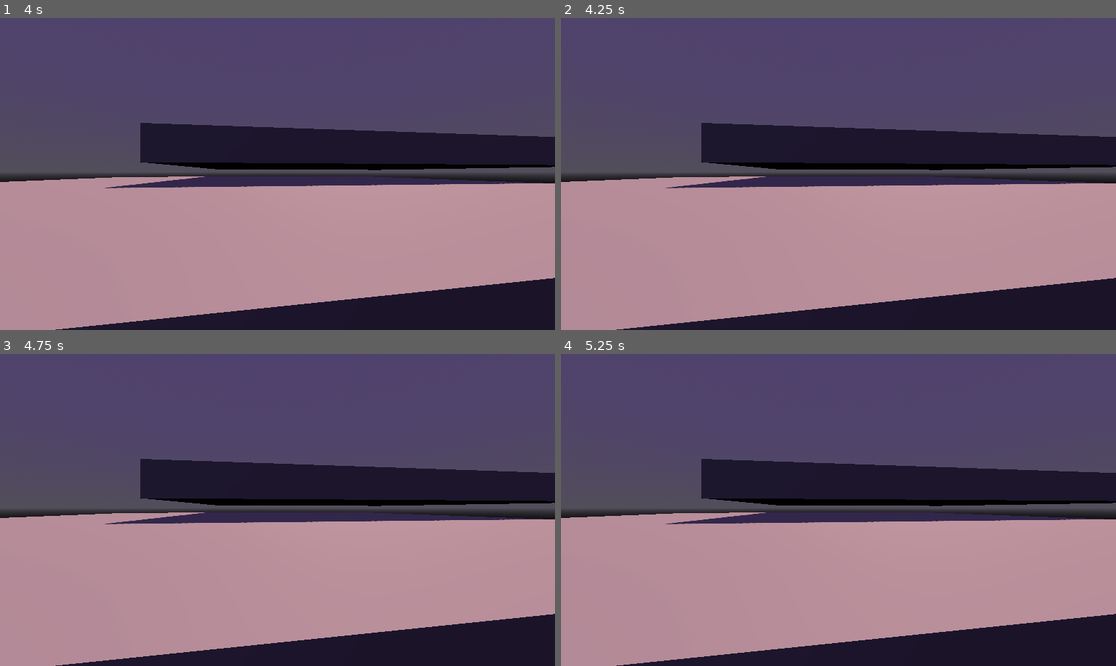
Above: before the commit, frames 1-4 (two rows, left to right).
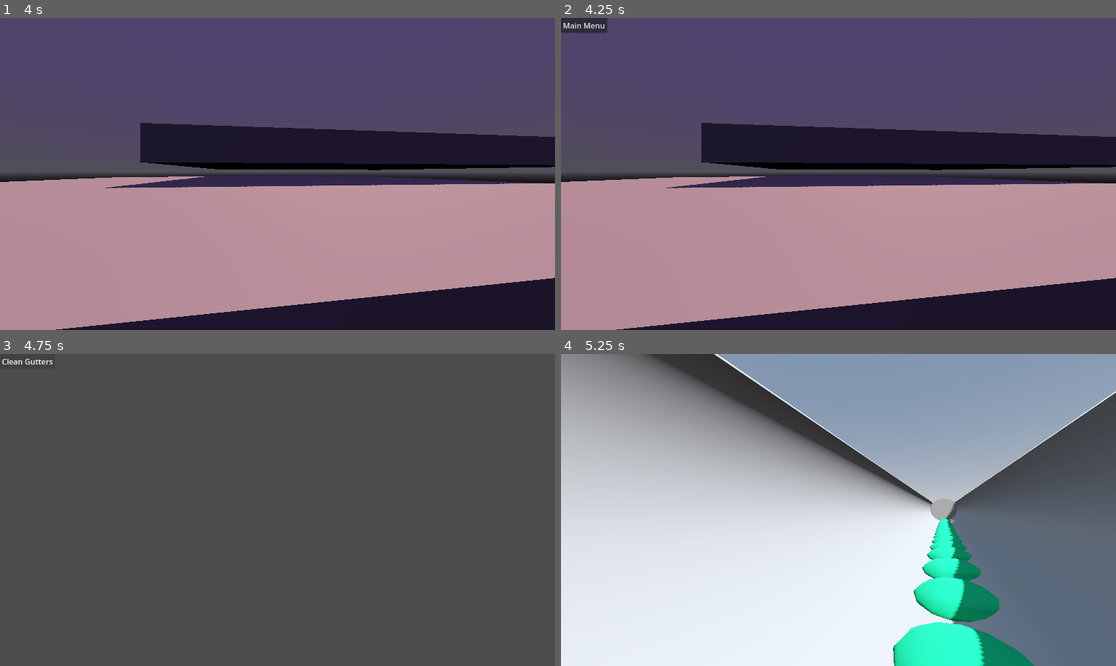
Above: after the commit, the same moments.

Repository: WildcatGameStudios/ScaryHouse
Game: Godot game, scene res://scenes/debug/debug_player_environment.tscn
Same seed, same stepped clock (60 frames per second), same inputs: the game is played once before the commit and once after it.
Inputs (mouse positions are in pixels of both pictures, inside the frame that each line leads up to):
- Up to frame 1 (4 s): tap Enter at 0.5, 2.75 s; move the mouse to (305, 174) at 0.52 s; hold W (move_forward) from 0.53 s (still down); tap E (e) at 0.6, 3.05, 3.6 s; tap Space (jump) at 0.77, 1.07, 1.52, 1.82, 2, 2.85, 3.02, 3.32, 3.5, 3.77 s; tap Q (q) at 0.8, 1.35, 3.8 s; move the mouse to (249, 174) at 1.27 s; tap R (r) at 1.55, 2.1 s; move the mouse to (288, 167) at 2.02 s; hold Space (jump) 2.03-2.78 s; move the mouse to (271, 180) at 2.77 s; move the mouse to (316, 177) at 3.52 s
- Up to frame 2 (4.25 s): keep holding W (move_forward); tap Space (jump) at 4.07 s; tap Escape (pause) at 4.15 s
- Up to frame 3 (4.75 s): release W (move_forward) at 4.25 s; click (22, 360) at 4.25 s, where only the run after the commit has a clickable "Main Menu"
- Up to frame 4 (5.25 s): click (588, 360) at 5 s, where only the run after the commit has a clickable "Clean Gutters"

Frame 1 is identical in both runs. In frame 2, 0.4% of the frame differs, in the area x 0-9%, y 0-5%; in frame 3, 91%; in frame 4, 98%, in the area x 0-100%, y 0-100%.

Commit message:
pause menu and main menu prototype

Diff:
--- /dev/null
+++ b/scenes/general/main_menu.tscn
@@ -0,0 +1,23 @@
+[gd_scene load_steps=2 format=3 uid="uid://t47rtwtrhnr6"]
+
+[ext_resource type="Script" uid="uid://cgbepcqdjbw21" path="res://scripts/general/main_menu.gd" id="1_sk2tr"]
+
+[node name="MainMenu" type="Control"]
+layout_mode = 3
+anchors_preset = 15
+anchor_right = 1.0
+anchor_bottom = 1.0
+grow_horizontal = 2
+grow_vertical = 2
+script = ExtResource("1_sk2tr")
+
+[node name="VBoxContainer" type="VBoxContainer" parent="."]
+layout_mode = 0
+offset_right = 40.0
+offset_bottom = 40.0
+
+[node name="CleanGutters" type="Button" parent="VBoxContainer"]
+layout_mode = 2
+text = "Clean Gutters"
+
+[connection signal="pressed" from="VBoxContainer/CleanGutters" to="." method="_on_clean_gutters_pressed"]
--- a/scenes/player/player_ui.tscn
+++ b/scenes/player/player_ui.tscn
@@ -1,9 +1,22 @@
-[gd_scene format=3 uid="uid://d3pcm07s2j0no"]
+[gd_scene load_steps=2 format=3 uid="uid://d3pcm07s2j0no"]
 
-[node name="player_ui" type="Control"]
+[ext_resource type="Script" uid="uid://b8t3t41p0cn1q" path="res://scripts/player/player_ui.gd" id="1_32d7b"]
+
+[node name="PlayerUI" type="Control" node_paths=PackedStringArray("buttons")]
 layout_mode = 3
 anchors_preset = 15
 anchor_right = 1.0
 anchor_bottom = 1.0
 grow_horizontal = 2
 grow_vertical = 2
+script = ExtResource("1_32d7b")
+buttons = [NodePath("VBoxContainer/Main Menu")]
+
+[node name="VBoxContainer" type="VBoxContainer" parent="."]
+layout_mode = 0
+offset_right = 40.0
+offset_bottom = 40.0
+
+[node name="Main Menu" type="Button" parent="VBoxContainer"]
+layout_mode = 2
+text = "Main Menu"
--- /dev/null
+++ b/scripts/general/main_menu.gd
@@ -0,0 +1,9 @@
+extends Control
+
+func load_level(path: String):
+	var level = load(path)
+	get_tree().change_scene_to_packed(level)
+	Input.mouse_mode = Input.MOUSE_MODE_CAPTURED
+
+func _on_clean_gutters_pressed() -> void:
+	load_level("res://scenes/levels/clean_gutters/level.tscn")
--- a/scripts/general/pause_handler.gd
+++ b/scripts/general/pause_handler.gd
@@ -4,6 +4,8 @@
 	Input.mouse_mode = Input.MOUSE_MODE_CAPTURED
 
 func _process(_dt: float) -> void:
+	if get_tree().get_nodes_in_group("world") == []:
+		return
 	var world: Node3D = get_tree().get_nodes_in_group("world")[0]
 	if Input.is_action_just_pressed("pause"):
 		if world.process_mode == Node.PROCESS_MODE_DISABLED:
--- a/scripts/levels/take_out_trash/level.gd
+++ b/scripts/levels/take_out_trash/level.gd
@@ -86,7 +86,7 @@
 
 func get_trajectory_point(time: float) -> Vector3:
 	var throw_strength = catapult.throw_strength
-	var initial_velocity = (1.48 * throw_strength * Vector3(base_trash_launch_strength.x,base_trash_launch_strength.y,0).rotated(Vector3(0,1,0),catapult.catapult_arm.rotation.y-PI/2))
+	var initial_velocity = (1.47 * throw_strength * Vector3(base_trash_launch_strength.x,base_trash_launch_strength.y,0).rotated(Vector3(0,1,0),catapult.catapult_arm.rotation.y-PI/2))
 	var initial_position = catapult.catapult_bowl.global_position + Vector3(0,3,0)
 
 	var calculated_position: Vector3
@@ -96,6 +96,10 @@
 func set_trail():
 	var time = 0.3
 	for trail in $Trajectory.get_children():
+		if Input.is_action_pressed("jump"):
+			trail.visible = true
+		else:
+			trail.visible = false
 		trail.position = get_trajectory_point(time)
 		time += 0.3
 
--- /dev/null
+++ b/scripts/player/player_ui.gd
@@ -0,0 +1,36 @@
+extends Control
+
+@export var buttons: Array[Button]
+var world: Node3D
+var enabled: bool = false
+
+func enable_menu():
+	visible = true
+	enabled = true
+	for node in buttons:
+		node.disabled = false
+func disable_menu():
+	visible = false
+	enabled = false
+	for node in buttons:
+		node.disabled = true
+
+func toggle():
+	if enabled:
+		disable_menu()
+	else:
+		enable_menu()
+
+func main_menu():
+	var menu = load("res://scenes/general/main_menu.tscn")
+	get_tree().change_scene_to_packed(menu)
+
+func _ready() -> void:
+	process_mode = Node.PROCESS_MODE_ALWAYS
+	disable_menu()
+	world = get_tree().get_nodes_in_group("world")[0]
+	$"VBoxContainer/Main Menu".pressed.connect(main_menu)
+
+func _input(event: InputEvent) -> void:
+	if event.is_action_pressed("pause"):
+		toggle()
Not shown: 1 places in scenes/levels/take_out_trash/particle_curve.tres that only renumber resources
Not shown, added: scripts/general/main_menu.gd.uid
Not shown, added: scripts/player/player_ui.gd.uid
